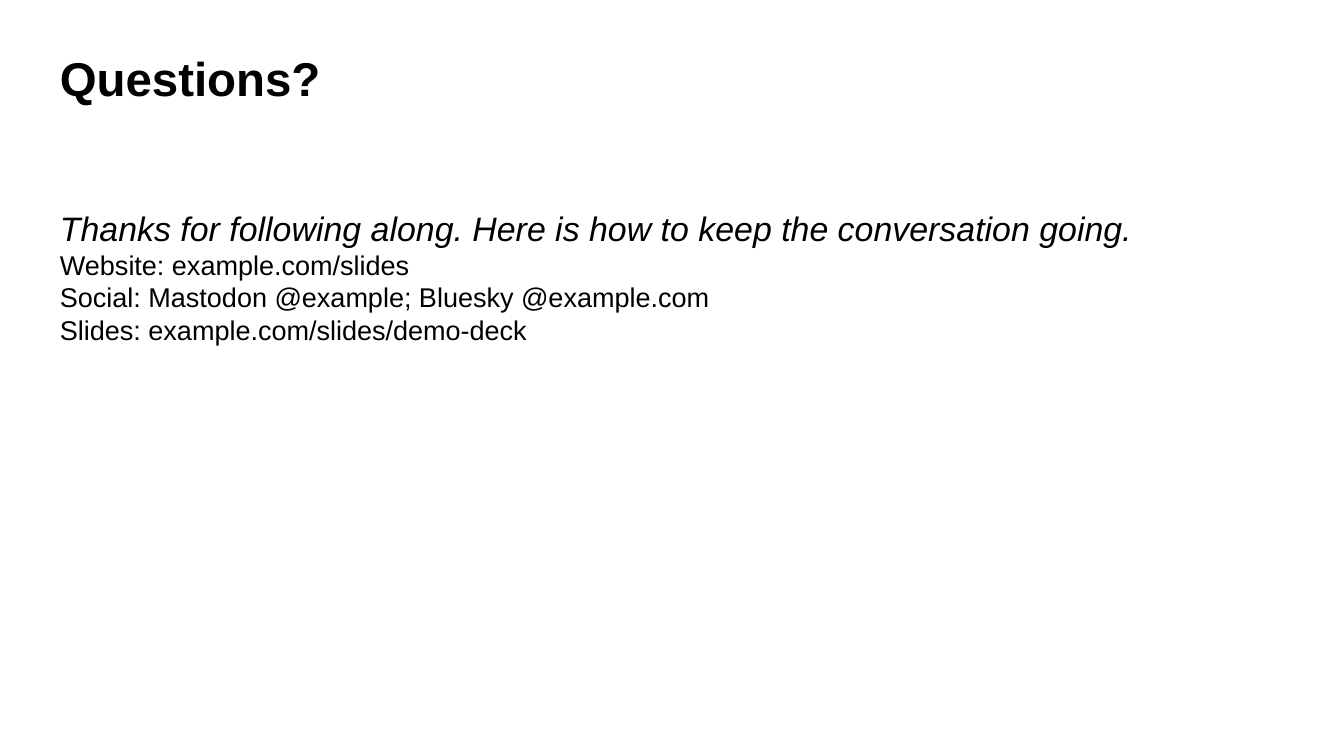
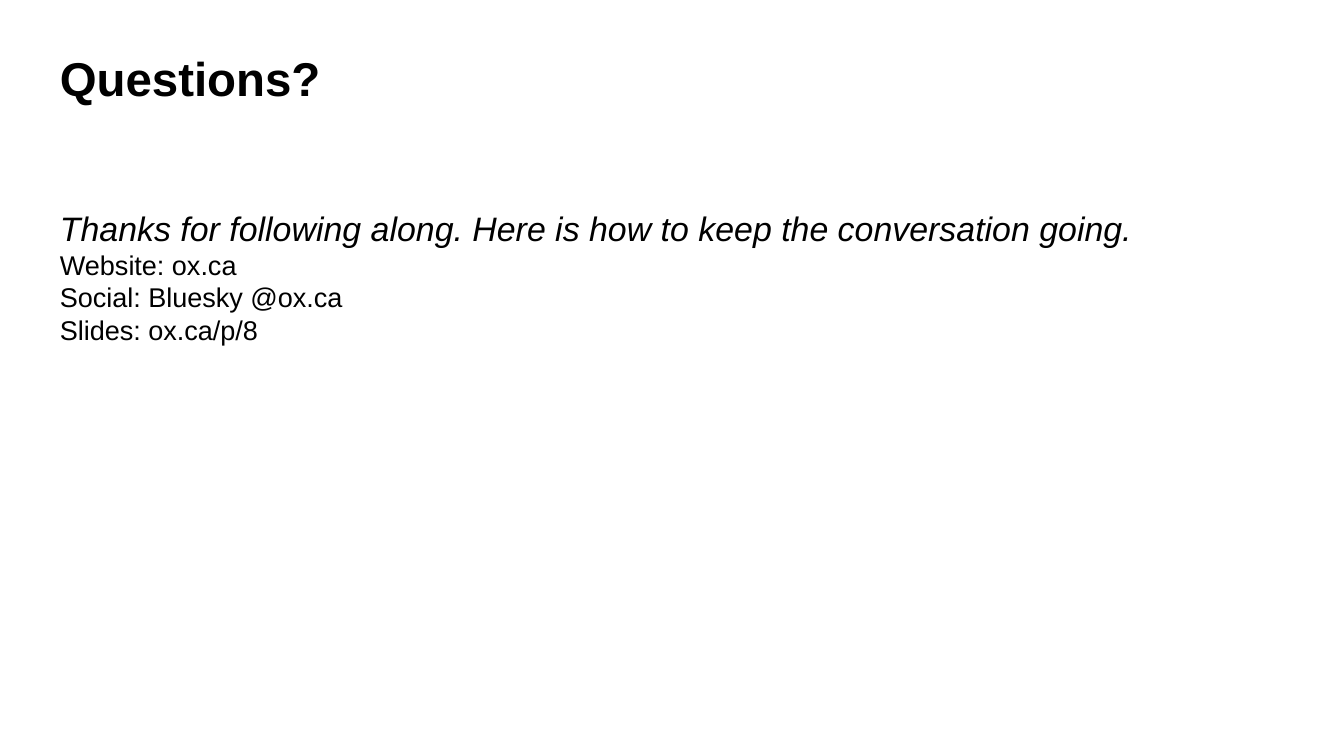
Before and after one commit to mgifford/ox.ca, a slide deck: slide 7 of presentations/unosw-2026/Scaling-Accessibility-Through-Open-Source_26Jun2026.odp. Drawn at 1344x756 pixels with LibreOffice and Linux fonts; fonts in the diff are those of the drawing. Boxes give left, top, right and bottom in pixels: in the first picture for what was removed or moved away, otherwise in the second. Text is boxed around its words. In the diff, an @@ line names an element or a change of style, - is before the commit and + after.

```diff
--- a/presentations/unosw-2026/Scaling-Accessibility-Through-Open-Source_26Jun2026.odp
+++ b/presentations/unosw-2026/Scaling-Accessibility-Through-Open-Source_26Jun2026.odp
@@ text at (x1=60, y1=255, x2=342, y2=345): text changed @@
-Website: example.com/slides
-Social: Mastodon @example; Bluesky @example.com
-Slides: example.com/slides/demo-deck
+Website: ox.ca
+Social: Bluesky @ox.ca
+Slides: ox.ca/p/8
```
Also in this commit, not shown: 1 other slide changed, 9 other files.
